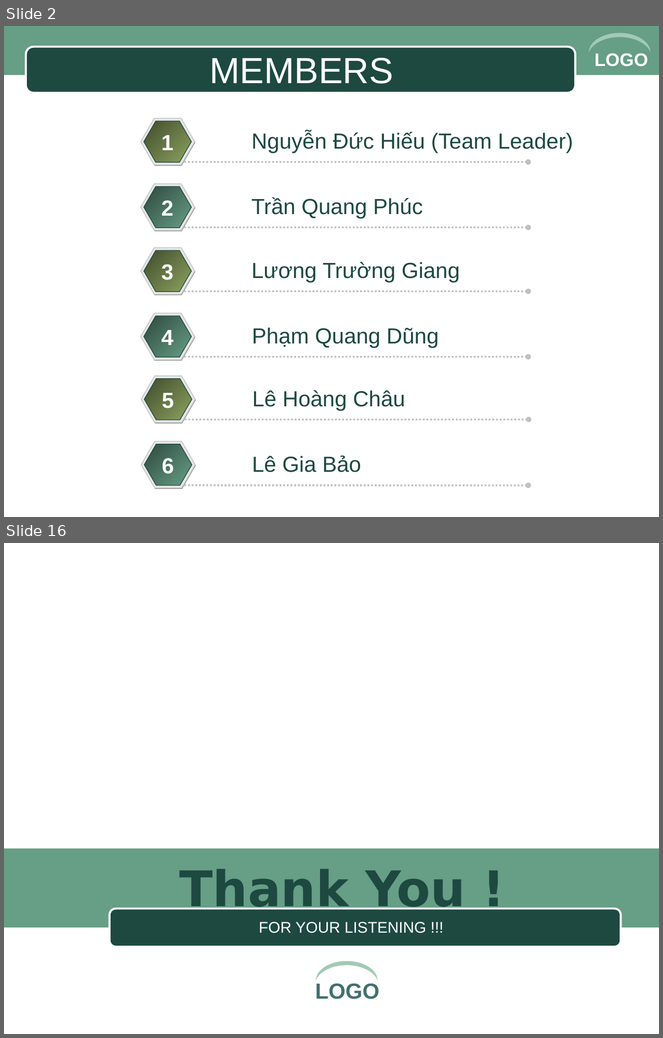
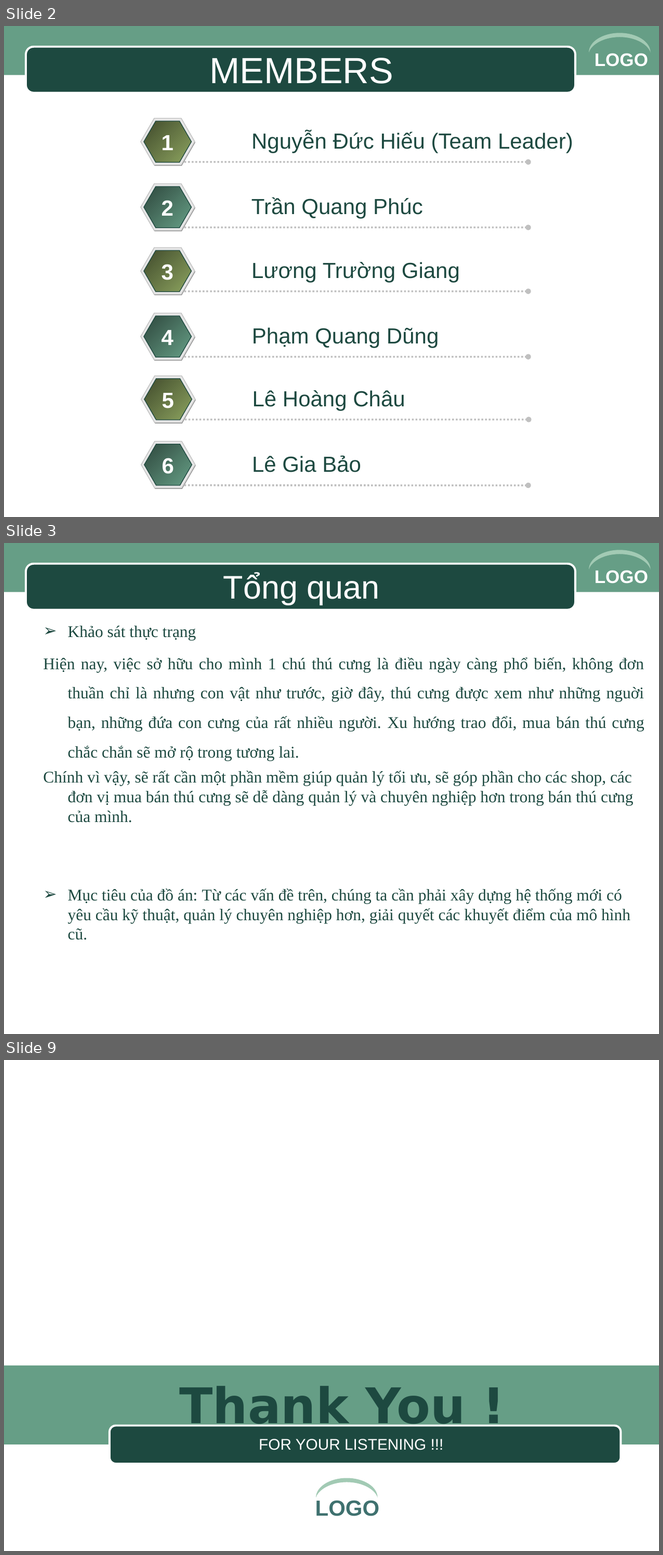
Before and after one commit to michelnguyen567/DoAn, a slide deck: baocao_slide/slide.ppt. Shown one above the other, each under a label of ours: slides 2 and 16 before the commit, slides 2, 3 and 9 after it; the slides between them are not shown. The pictures are 663x1038 and 663x1555 pixels, drawn with LibreOffice and Linux fonts; fonts in the diff are those of the drawing; background and template pictures are left out. Boxes give left, top, right and bottom in pixels: in the first picture for what was removed or moved away, otherwise in the second. Text is boxed around its words. In the diff, an @@ line names an element or a change of style, - is before the commit and + after.

```diff
--- a/baocao_slide/slide.ppt
+++ b/baocao_slide/slide.ppt
@@ slide 3 added at (x1=4, y1=543, x2=659, y2=1034), background #FFFFFF; not listed: 4 template elements that a slide beside it also shows @@
@@ title added at (x1=223, y1=573, x2=380, y2=605), 36 pt, text #FFFFFF @@
+Tổng quan
@@ text added at (x1=43, y1=626, x2=645, y2=940), 18 pt, text #1D4940 @@
+➢ Khảo sát thực trạng
+Hiện nay, việc sở hữu cho mình 1 chú thú cưng là điều ngày càng phổ biến, không đơn thuần chỉ là nhưng con vật như trước, giờ đây, thú cưng được xem như những nguời bạn, những đứa con cưng của rất nhiều người. Xu hướng trao đổi, mua bán thú cưng chắc chắn sẽ mở rộ trong tương lai.
+Chính vì vậy, sẽ rất cần một phần mềm giúp quản lý tối ưu, sẽ góp phần cho các shop, các đơn vị mua bán thú cưng sẽ dễ dàng quản lý và chuyên nghiệp hơn trong bán thú cưng của mình.
+➢ Mục tiêu của đồ án: Từ các vấn đề trên, chúng ta cần phải xây dựng hệ thống mới có yêu cầu kỹ thuật, quản lý chuyên nghiệp hơn, giải quyết các khuyết điểm của mô hình cũ.
@@ what was slide 16 is now slide 9 @@
```
Also in this commit, not shown: 6 other slides added, 14 slides removed, 5 other files.
